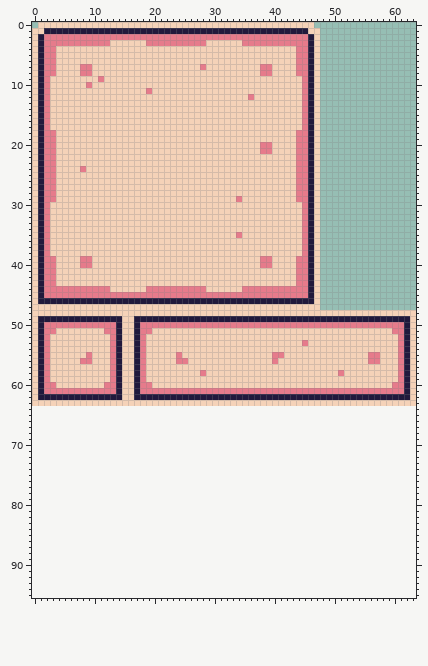
Two versions of one sprite sheet, game-src/resources/tiles/sprites/tilemap.png. Above, as it was before the edit.
The file is 64x64 pixels. The old version is drawn lined up with the new one, on the new canvas.
Now the later version:
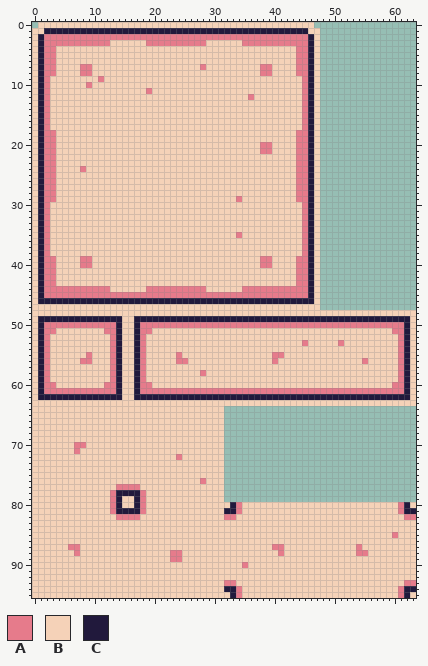
Palette (. is transparent): A #e67b8b  B #f5d2b8  C #21193c
Change:
canvas 64x64 -> 64x96
@@ x 49..59 @@
 52 BBBBBBBBBBB
-53 BBBBBBBBBBB
+53 BBABBBBBBBB
 54 BBBBBBBBBBB
-55 BBBBBBBAABB
-56 BBBBBBBAABB
+55 BBBBBBBBBBB
+56 BBBBBBABBBB
 57 BBBBBBBBBBB
-58 BBABBBBBBBB
+58 BBBBBBBBBBB
 59 BBBBBBBBBBB
@@ x 0..63 @@
 63 BBBBBBBBBBBBBBBBBBBBBBBBBBBBBBBBBBBBBBBBBBBBBBBBBBBBBBBBBBBBBBBB
-64 ................................................................
-65 ................................................................
-66 ................................................................
-67 ................................................................
-68 ................................................................
-69 ................................................................
-70 ................................................................
-71 ................................................................
-72 ................................................................
-73 ................................................................
-74 ................................................................
-75 ................................................................
-76 ................................................................
-77 ................................................................
-78 ................................................................
-79 ................................................................
-80 ................................................................
-81 ................................................................
-82 ................................................................
-83 ................................................................
-84 ................................................................
-85 ................................................................
-86 ................................................................
-87 ................................................................
-88 ................................................................
-89 ................................................................
-90 ................................................................
-91 ................................................................
-92 ................................................................
-93 ................................................................
-94 ................................................................
-95 ................................................................
+64 BBBBBBBBBBBBBBBBBBBBBBBBBBBBBBBB................................
+65 BBBBBBBBBBBBBBBBBBBBBBBBBBBBBBBB................................
+66 BBBBBBBBBBBBBBBBBBBBBBBBBBBBBBBB................................
+67 BBBBBBBBBBBBBBBBBBBBBBBBBBBBBBBB................................
+68 BBBBBBBBBBBBBBBBBBBBBBBBBBBBBBBB................................
+69 BBBBBBBBBBBBBBBBBBBBBBBBBBBBBBBB................................
+70 BBBBBBBAABBBBBBBBBBBBBBBBBBBBBBB................................
+71 BBBBBBBABBBBBBBBBBBBBBBBBBBBBBBB................................
+72 BBBBBBBBBBBBBBBBBBBBBBBBABBBBBBB................................
+73 BBBBBBBBBBBBBBBBBBBBBBBBBBBBBBBB................................
+74 BBBBBBBBBBBBBBBBBBBBBBBBBBBBBBBB................................
+75 BBBBBBBBBBBBBBBBBBBBBBBBBBBBBBBB................................
+76 BBBBBBBBBBBBBBBBBBBBBBBBBBBBABBB................................
+77 BBBBBBBBBBBBBBAAAABBBBBBBBBBBBBB................................
+78 BBBBBBBBBBBBBACCCCABBBBBBBBBBBBB................................
+79 BBBBBBBBBBBBBACBBCABBBBBBBBBBBBB................................
+80 BBBBBBBBBBBBBACBBCABBBBBBBBBBBBBBCABBBBBBBBBBBBBBBBBBBBBBBBBBACB
+81 BBBBBBBBBBBBBACCCCABBBBBBBBBBBBBCCABBBBBBBBBBBBBBBBBBBBBBBBBBACC
+82 BBBBBBBBBBBBBBAAAABBBBBBBBBBBBBBAABBBBBBBBBBBBBBBBBBBBBBBBBBBBAA
+83 BBBBBBBBBBBBBBBBBBBBBBBBBBBBBBBBBBBBBBBBBBBBBBBBBBBBBBBBBBBBBBBB
+84 BBBBBBBBBBBBBBBBBBBBBBBBBBBBBBBBBBBBBBBBBBBBBBBBBBBBBBBBBBBBBBBB
+85 BBBBBBBBBBBBBBBBBBBBBBBBBBBBBBBBBBBBBBBBBBBBBBBBBBBBBBBBBBBBABBB
+86 BBBBBBBBBBBBBBBBBBBBBBBBBBBBBBBBBBBBBBBBBBBBBBBBBBBBBBBBBBBBBBBB
+87 BBBBBBAABBBBBBBBBBBBBBBBBBBBBBBBBBBBBBBBAABBBBBBBBBBBBABBBBBBBBB
+88 BBBBBBBABBBBBBBBBBBBBBBAABBBBBBBBBBBBBBBBABBBBBBBBBBBBAABBBBBBBB
+89 BBBBBBBBBBBBBBBBBBBBBBBAABBBBBBBBBBBBBBBBBBBBBBBBBBBBBBBBBBBBBBB
+90 BBBBBBBBBBBBBBBBBBBBBBBBBBBBBBBBBBBABBBBBBBBBBBBBBBBBBBBBBBBBBBB
+91 BBBBBBBBBBBBBBBBBBBBBBBBBBBBBBBBBBBBBBBBBBBBBBBBBBBBBBBBBBBBBBBB
+92 BBBBBBBBBBBBBBBBBBBBBBBBBBBBBBBBBBBBBBBBBBBBBBBBBBBBBBBBBBBBBBBB
+93 BBBBBBBBBBBBBBBBBBBBBBBBBBBBBBBBAABBBBBBBBBBBBBBBBBBBBBBBBBBBBAA
+94 BBBBBBBBBBBBBBBBBBBBBBBBBBBBBBBBCCABBBBBBBBBBBBBBBBBBBBBBBBBBACC
+95 BBBBBBBBBBBBBBBBBBBBBBBBBBBBBBBBBCABBBBBBBBBBBBBBBBBBBBBBBBBBACB
Changed places in both pictures, as pixel boxes (x1, y1, x2, y2):
changed: (338, 340, 380, 376)
added: (32, 406, 416, 598)
